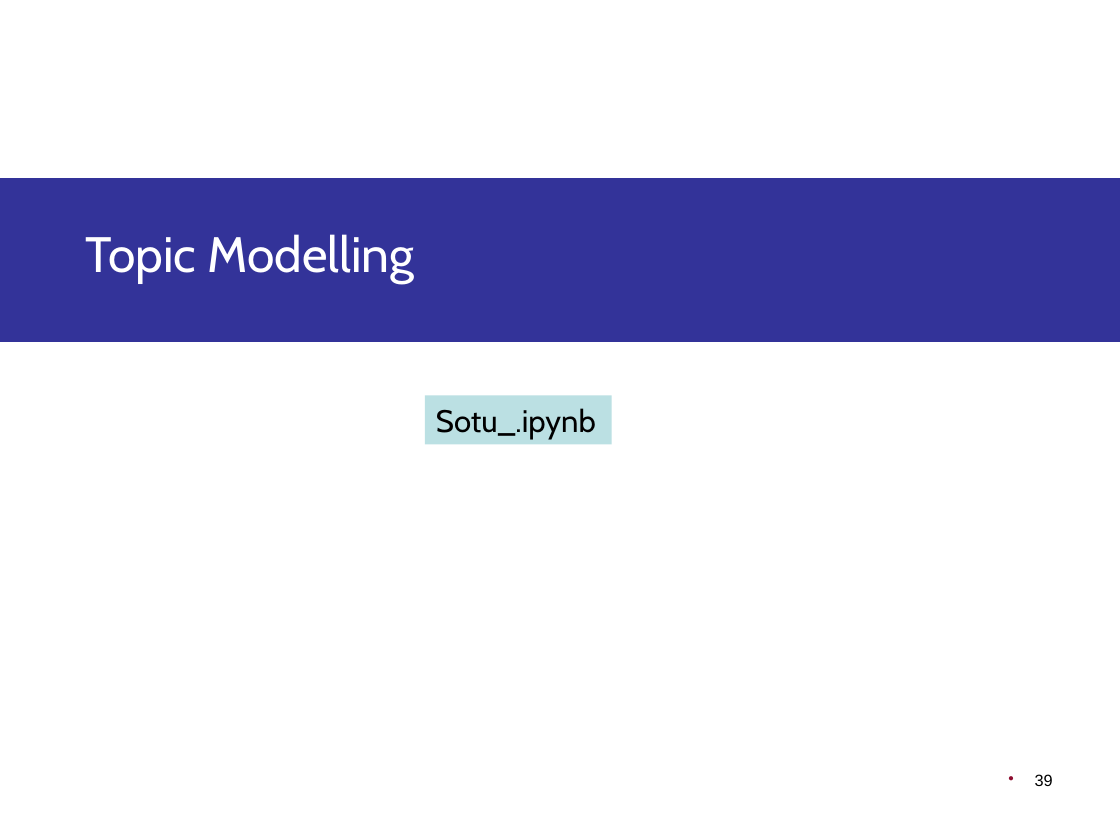
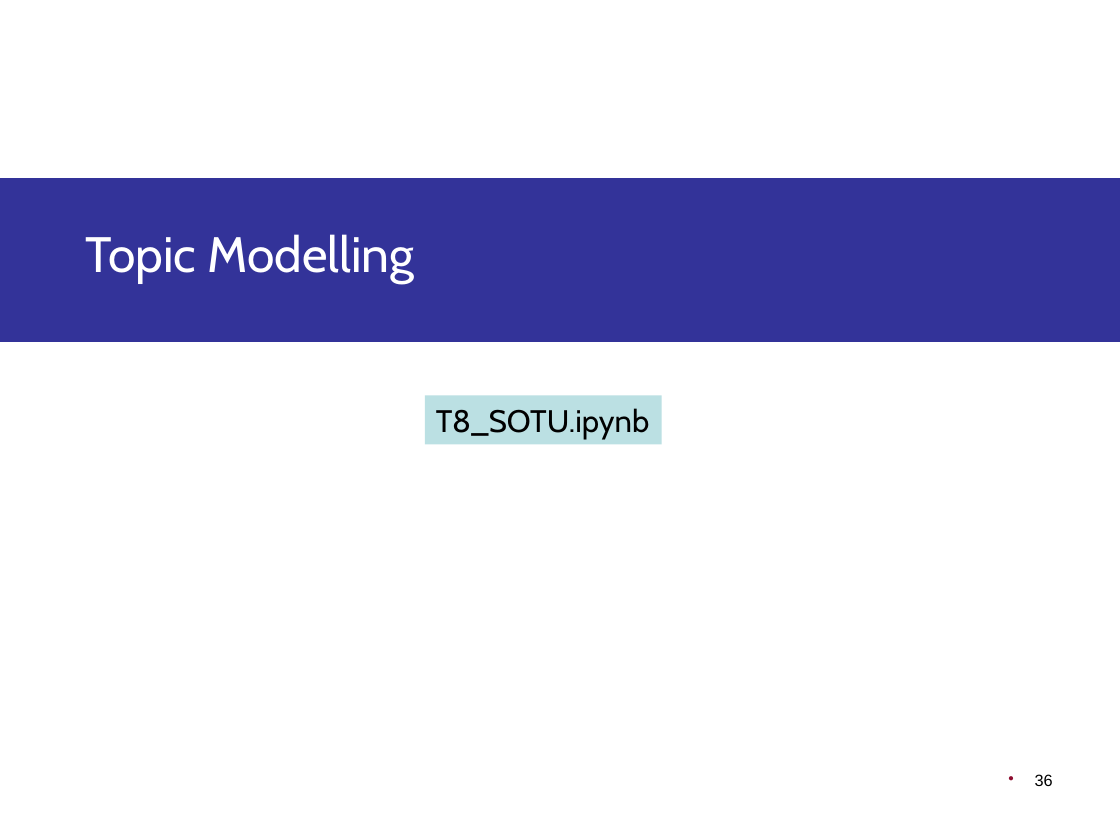
Before and after one commit to CTVisMe/DS4B-core, a slide deck: slide 36 of Slides/T8 - ModellingTextData.pptx (slide 39 before the commit). Drawn at 1120x840 pixels with LibreOffice and Linux fonts; fonts in the diff are those of the drawing; background and template pictures are left out. Boxes give left, top, right and bottom in pixels: in the first picture for what was removed or moved away, otherwise in the second. Text is boxed around its words. In the diff, an @@ line names an element or a change of style, - is before the commit and + after.

```diff
--- a/Slides/T8 - ModellingTextData.pptx
+++ b/Slides/T8 - ModellingTextData.pptx
@@ rectangle "T8_SOTU.ipynb": place and size @@
-rectangle "T8_SOTU.ipynb" at bbox=[424, 395, 612, 445]
+rectangle "T8_SOTU.ipynb" at bbox=[424, 395, 662, 445]
@@ text in rectangle at bbox=[436, 408, 650, 439]: text changed @@
-Sotu_.ipynb
+T8_SOTU.ipynb
@@ page number at bbox=[1035, 774, 1053, 786]: text changed @@
-39
+36
```
Also in this commit, not shown: 16 other slides changed, 1 slide added, 3 slides removed, 29 other files.
